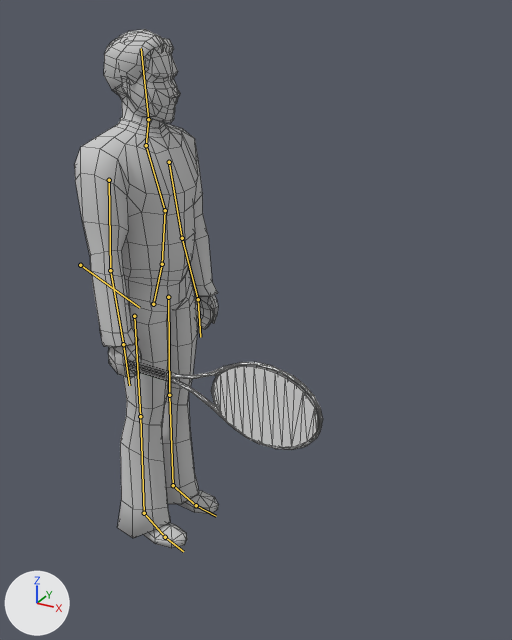
An edit to the Blender file art/models/player.blend, drawn before and after from the same camera.
Rendered twice from a camera (50 mm lens) standing at (1.67, -2.24, 2.26) and looking at (0.45, -0.02, 1.15). The lights are fixed; the arrows at lower left show +X, +Y and +Z. The bones that bend it are drawn over the model as lines. Mesh edges are drawn as thin lines.

The first picture shows 'shoter'.
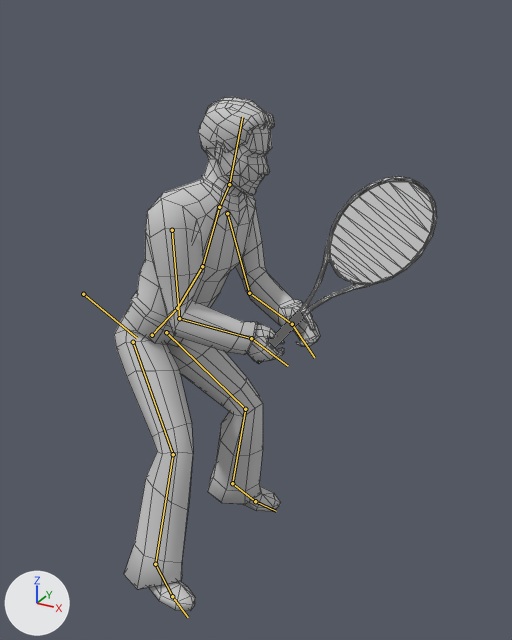
Commit message: Player stand position

The newer file adds an action. The first version stands in its rest pose; the second is drawn at frame 77 of the action 'stand'.

The edits, one by one:
Bone 'root' (bone_root) moves from (0.0, 0.0, 0.0) to (0.0, 0.056, -0.125).
Bone 'root' (bone_root) turns from (0, 0, 0) to (1, -11, -5) degrees about its own x, y and z.
Bone 'bacino' (bone_bacino) turns from (0, 0, 0) to (-25, 2, -7) degrees about its own x, y and z.
Bone 'addome' (bone_addome) turns from (0, 0, 0) to (1, 0, 0) degrees about its own x, y and z.
Bone 'schiena' (bone_schiena) turns from (0, 0, 0) to (9, -1, 1) degrees about its own x, y and z.
Bone 'collo' (bone_collo) turns from (0, 0, 0) to (19, 1, 0) degrees about its own x, y and z.
Bone 'bicipite_L' (bone_bicipite_l) turns from (0, 0, 0) to (46, -36, -22) degrees about its own x, y and z.
Bone 'avambraccio_L' (bone_avambraccio_l) moves from (0.0, 0.0, 0.0) to (0.033, 0.008, 0.039).
Bone 'avambraccio_L' (bone_avambraccio_l) turns from (0, 0, 0) to (59, 4, -2) degrees about its own x, y and z.
Bone 'mano_L' (bone_mano_l) turns from (0, 0, 0) to (-10, 7, -22) degrees about its own x, y and z.
Bone 'bicipite_R' (bone_bicipite_r) turns from (0, 0, 0) to (60, 27, 31) degrees about its own x, y and z.
Bone 'avambraccio_R' (bone_avambraccio_r) moves from (0.0, 0.0, 0.0) to (0.039, -0.019, -0.029).
Bone 'avambraccio_R' (bone_avambraccio_r) turns from (0, 0, 0) to (59, -23, -4) degrees about its own x, y and z.
Bone 'mano_R' (bone_mano_r) turns from (0, 0, 0) to (-10, 0, 1) degrees about its own x, y and z.
Bone 'gamba_L' (bone_gamba_l) turns from (0, 0, 0) to (-37, 10, 2) degrees about its own x, y and z.
Bone 'polpaccio_L' (bone_polpaccio_l) turns from (0, 0, 0) to (41, 1, -4) degrees about its own x, y and z.
Bone 'gamba_R' (bone_gamba_r) turns from (0, 0, 0) to (-51, -12, -13) degrees about its own x, y and z.
Bone 'polpaccio_R' (bone_polpaccio_r) turns from (0, 0, 0) to (60, 11, -3) degrees about its own x, y and z.

What differs and where, as boxes (x1, y1, x2, y2) in the pictures (512 x 640 px):
'shoter', posed (30% wider): before (74, 29, 323, 548); after (114, 97, 437, 611)
bone 'root', root to tip: before (80, 265) to (139, 307); after (83, 294) to (137, 338)
bone 'bacino', root to tip: before (153, 304) to (162, 264); after (152, 335) to (177, 308)
bone 'addome', root to tip: before (162, 264) to (165, 210); after (177, 308) to (202, 266)
bone 'schiena', root to tip: before (165, 210) to (146, 145); after (202, 266) to (219, 207)
bone 'collo', root to tip: before (146, 145) to (148, 119); after (219, 207) to (229, 184)
bone 'bicipite_L', root to tip: before (109, 180) to (110, 270); after (172, 230) to (179, 318)
bone 'avambraccio_L', root to tip: before (110, 270) to (123, 344); after (179, 318) to (251, 338)
bone 'mano_L', root to tip: before (123, 344) to (129, 385); after (251, 338) to (288, 366)
bone 'bicipite_R', root to tip: before (169, 162) to (182, 238); after (227, 213) to (249, 293)
bone 'avambraccio_R', root to tip: before (182, 238) to (198, 299); after (249, 293) to (292, 324)
bone 'mano_R', root to tip: before (198, 299) to (200, 337); after (292, 324) to (314, 357)
bone 'gamba_L', root to tip: before (134, 316) to (140, 416); after (133, 342) to (173, 454)
bone 'polpaccio_L', root to tip: before (140, 416) to (144, 513); after (173, 454) to (155, 564)
bone 'gamba_R', root to tip: before (168, 297) to (169, 395); after (166, 332) to (245, 409)
bone 'polpaccio_R', root to tip: before (169, 395) to (173, 485); after (245, 409) to (232, 483)
